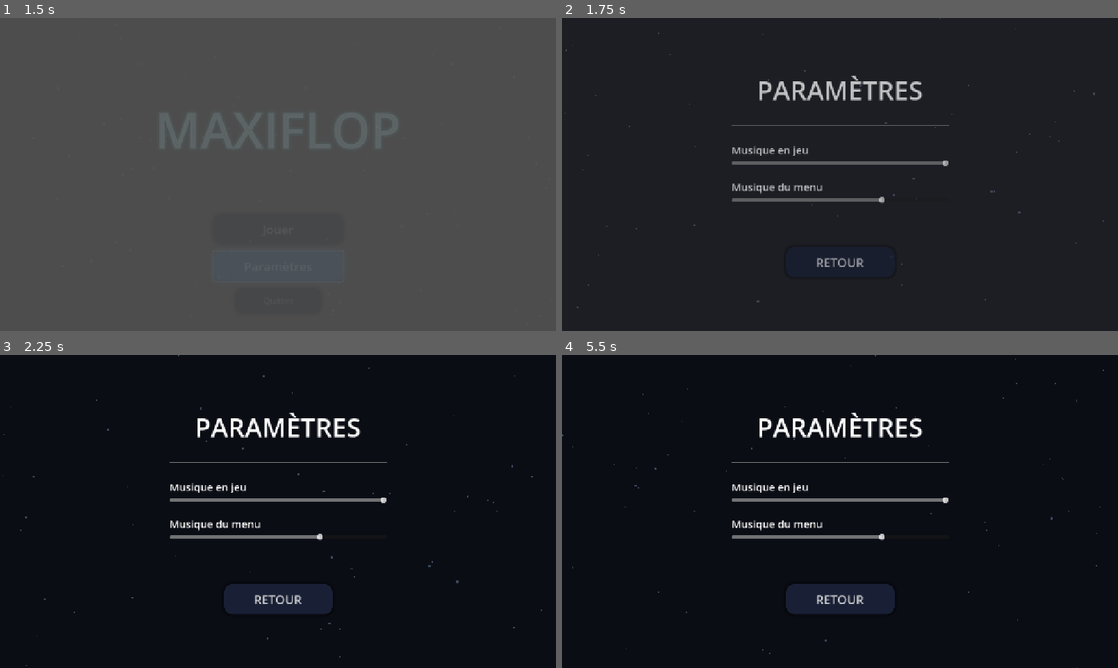
Above: before the commit, frames 1-4 (two rows, left to right).
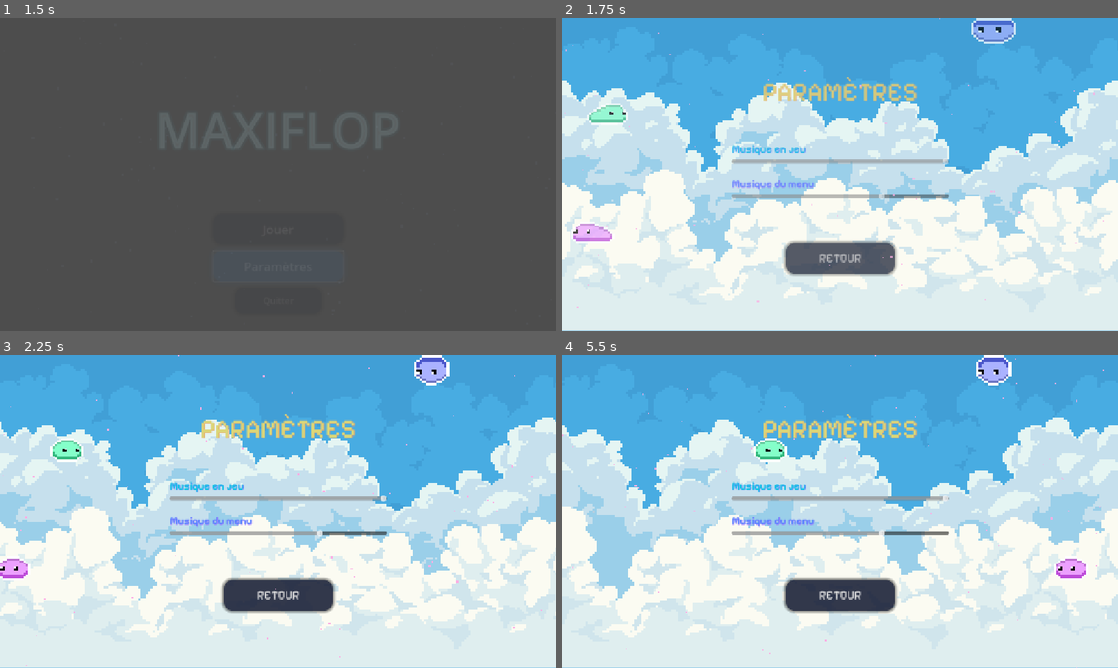
Above: after the commit, the same moments.

Repository: Maxx-bl/maxiflop
Game: Godot game, scene res://scenes/MainMenu.tscn
Same seed, same stepped clock (60 frames per second), same inputs: the game is played once before the commit and once after it. Sound files missing from this copy of the repository are replaced by a short silence.
Inputs:
- Up to frame 1 (1.5 s): tap Enter at 0.5 s; hold D 0.53-1.25 s; click "Paramètres" at 1.25 s
- Up to frame 2 (1.75 s): no input
- Up to frame 3 (2.25 s): hold S from 2.03 s (still down)
- Up to frame 4 (5.5 s): release S at 2.78 s; hold D 2.78-4.28 s; hold A from 4.28 s (still down)

Frame 1 is identical in both runs. In frame 2, 100% of the frame differs, in the area x 0-100%, y 0-100%; in frame 3, 99%; in frame 4, 100%.

Commit message:
ajout des modifications graphiques du panel paramètres

Diff:
--- a/maxiflop-src/scenes/SettingsMenu.tscn
+++ b/maxiflop-src/scenes/SettingsMenu.tscn
@@ -1,6 +1,18 @@
-[gd_scene load_steps=4 format=3]
+[gd_scene load_steps=30 format=3 uid="uid://ciwvrycfpep41"]
 
 [ext_resource type="Script" path="res://scripts/SettingsMenu.gd" id="1"]
+[ext_resource type="Script" path="res://scenes/fond_setting.gd" id="2_6ujoi"]
+[ext_resource type="FontFile" uid="uid://b4ve68u3poffy" path="res://assets/Ecriture/PixelifySans-VariableFont_wght.ttf" id="2_bjevb"]
+[ext_resource type="Texture2D" uid="uid://dwpo1xlj7geh4" path="res://assets/mascotte/Max.png" id="2_farsn"]
+[ext_resource type="Texture2D" uid="uid://bjeiglbahfmqr" path="res://assets/Setting/demo01_PixelSky_layer01.png" id="2_lml7s"]
+[ext_resource type="Script" path="res://scenes/max.gd" id="3_1opq1"]
+[ext_resource type="Texture2D" uid="uid://bhlwt4nvgt4jl" path="res://assets/Setting/demo01_PixelSky_layer02.png" id="3_j0mc1"]
+[ext_resource type="Texture2D" uid="uid://h4vfgrnujdfs" path="res://assets/mascotte/Flo.png" id="4_1a4yy"]
+[ext_resource type="Texture2D" uid="uid://gpa2ai1su52l" path="res://assets/Setting/demo01_PixelSky_layer03.png" id="4_56p73"]
+[ext_resource type="Script" path="res://scenes/flo.gd" id="5_n38y6"]
+[ext_resource type="Texture2D" uid="uid://coekop0j0i5du" path="res://assets/mascotte/Gwen.png" id="7_gxln4"]
+
+[sub_resource type="StyleBoxEmpty" id="StyleBoxEmpty_rjsgb"]
 
 [sub_resource type="StyleBoxFlat" id="StyleBoxFlat_btn_hover"]
 bg_color = Color(0.2, 0.5, 0.8, 0.6)
@@ -20,6 +32,114 @@
 shadow_color = Color(0, 0, 0, 0.5)
 shadow_size = 8
 
+[sub_resource type="AtlasTexture" id="AtlasTexture_6refh"]
+atlas = ExtResource("2_farsn")
+region = Rect2(0, 48, 32, 16)
+
+[sub_resource type="AtlasTexture" id="AtlasTexture_q4aj8"]
+atlas = ExtResource("2_farsn")
+region = Rect2(32, 48, 32, 16)
+
+[sub_resource type="AtlasTexture" id="AtlasTexture_bq77e"]
+atlas = ExtResource("2_farsn")
+region = Rect2(64, 48, 32, 16)
+
+[sub_resource type="AtlasTexture" id="AtlasTexture_t3gsn"]
+atlas = ExtResource("2_farsn")
+region = Rect2(96, 48, 32, 16)
+
+[sub_resource type="SpriteFrames" id="SpriteFrames_uuosg"]
+animations = [{
+"frames": [{
+"duration": 1.0,
+"texture": SubResource("AtlasTexture_6refh")
+}, {
+"duration": 1.0,
+"texture": SubResource("AtlasTexture_q4aj8")
+}, {
+"duration": 1.0,
+"texture": SubResource("AtlasTexture_bq77e")
+}, {
+"duration": 1.0,
+"texture": SubResource("AtlasTexture_t3gsn")
+}],
+"loop": true,
+"name": &"default",
+"speed": 5.0
+}]
+
+[sub_resource type="AtlasTexture" id="AtlasTexture_x6gw8"]
+atlas = ExtResource("4_1a4yy")
+region = Rect2(0, 48, 32, 16)
+
+[sub_resource type="AtlasTexture" id="AtlasTexture_g4k6d"]
+atlas = ExtResource("4_1a4yy")
+region = Rect2(32, 48, 32, 16)
+
+[sub_resource type="AtlasTexture" id="AtlasTexture_8w52l"]
+atlas = ExtResource("4_1a4yy")
+region = Rect2(64, 48, 32, 16)
+
+[sub_resource type="AtlasTexture" id="AtlasTexture_04e7m"]
+atlas = ExtResource("4_1a4yy")
+region = Rect2(96, 48, 32, 16)
+
+[sub_resource type="SpriteFrames" id="SpriteFrames_p175c"]
+animations = [{
+"frames": [{
+"duration": 1.0,
+"texture": SubResource("AtlasTexture_x6gw8")
+}, {
+"duration": 1.0,
+"texture": SubResource("AtlasTexture_g4k6d")
+}, {
+"duration": 1.0,
+"texture": SubResource("AtlasTexture_8w52l")
+}, {
+"duration": 1.0,
+"texture": SubResource("AtlasTexture_04e7m")
+}],
+"loop": true,
+"name": &"default",
+"speed": 5.0
+}]
+
+[sub_resource type="AtlasTexture" id="AtlasTexture_64joi"]
+atlas = ExtResource("7_gxln4")
+region = Rect2(0, 16, 32, 16)
+
+[sub_resource type="AtlasTexture" id="AtlasTexture_u58vc"]
+atlas = ExtResource("7_gxln4")
+region = Rect2(32, 16, 32, 16)
+
+[sub_resource type="AtlasTexture" id="AtlasTexture_c5by0"]
+atlas = ExtResource("7_gxln4")
+region = Rect2(64, 16, 32, 16)
+
+[sub_resource type="AtlasTexture" id="AtlasTexture_ftb3s"]
+atlas = ExtResource("7_gxln4")
+region = Rect2(96, 16, 32, 16)
+
+[sub_resource type="SpriteFrames" id="SpriteFrames_lvrc6"]
+animations = [{
+"frames": [{
+"duration": 1.0,
+"texture": SubResource("AtlasTexture_64joi")
+}, {
+"duration": 1.0,
+"texture": SubResource("AtlasTexture_u58vc")
+}, {
+"duration": 1.0,
+"texture": SubResource("AtlasTexture_c5by0")
+}, {
+"duration": 1.0,
+"texture": SubResource("AtlasTexture_ftb3s")
+}],
+"loop": true,
+"name": &"default",
+"speed": 5.0
+}]
+
 [node name="SettingsMenu" type="Control"]
 layout_mode = 3
 anchors_preset = 15
@@ -29,16 +149,40 @@
 grow_vertical = 2
 script = ExtResource("1")
 
-[node name="Background" type="ColorRect" parent="."]
-layout_mode = 1
-anchors_preset = 15
-anchor_right = 1.0
-anchor_bottom = 1.0
-grow_horizontal = 2
-grow_vertical = 2
-color = Color(0.04, 0.05, 0.08, 1)
+[node name="FondAnime" type="ParallaxBackground" parent="."]
+script = ExtResource("2_6ujoi")
+
+[node name="CoucheCiel" type="ParallaxLayer" parent="FondAnime"]
+motion_scale = Vector2(0.2, 0.2)
+motion_mirroring = Vector2(1280, 0)
+
+[node name="SpriteCiel" type="Sprite2D" parent="FondAnime/CoucheCiel"]
+texture_filter = 1
+position = Vector2(641, 358)
+scale = Vector2(5.34167, 5.31852)
+texture = ExtResource("2_lml7s")
+
+[node name="CoucheGNuage" type="ParallaxLayer" parent="FondAnime"]
+motion_scale = Vector2(0.6, 0.6)
+motion_mirroring = Vector2(1280, 0)
+
+[node name="SpriteGNuage" type="Sprite2D" parent="FondAnime/CoucheGNuage"]
+texture_filter = 1
+position = Vector2(642.5, 359.75)
+scale = Vector2(5.3375, 5.33704)
+texture = ExtResource("3_j0mc1")
+
+[node name="CoucheNuage" type="ParallaxLayer" parent="FondAnime"]
+motion_mirroring = Vector2(1280, 0)
+
+[node name="SpriteNuage" type="Sprite2D" parent="FondAnime/CoucheNuage"]
+texture_filter = 1
+position = Vector2(643.5, 359.25)
+scale = Vector2(5.34583, 5.31482)
+texture = ExtResource("4_56p73")
 
 [node name="StarParticles" type="CPUParticles2D" parent="."]
+z_index = 5
 position = Vector2(640, -50)
 amount = 100
 lifetime = 6.0
@@ -52,7 +196,19 @@
 initial_velocity_max = 250.0
 scale_amount_min = 2.0
 scale_amount_max = 4.0
-color = Color(0.7, 0.8, 1, 0.3)
+color = Color(0.99, 0.6831, 0.892815, 1)
+
+[node name="Background" type="ColorRect" parent="."]
+layout_mode = 1
+anchors_preset = 15
+anchor_right = 1.0
+anchor_bottom = 1.0
+offset_left = 31.0
+offset_top = 4.0
+offset_right = 1.0
+grow_horizontal = 2
+grow_vertical = 2
+color = Color(1, 1, 1, 0)
 
 [node name="Content" type="VBoxContainer" parent="."]
 layout_mode = 1
@@ -62,15 +218,18 @@
 anchor_right = 0.5
 anchor_bottom = 0.5
 offset_left = -250.0
-offset_top = -200.0
+offset_top = -226.5
 offset_right = 250.0
-offset_bottom = 200.0
+offset_bottom = 226.5
 grow_horizontal = 2
 grow_vertical = 2
 theme_override_constants/separation = 30
 
 [node name="Title" type="Label" parent="Content"]
 layout_mode = 2
+theme_override_colors/font_color = Color(0.856547, 0.844456, 0.469449, 1)
+theme_override_colors/font_shadow_color = Color(0.915563, 0.623778, 0.423803, 1)
+theme_override_fonts/font = ExtResource("2_bjevb")
 theme_override_font_sizes/font_size = 60
 text = "PARAMÈTRES"
 horizontal_alignment = 1
@@ -78,12 +237,16 @@
 [node name="HSeparator" type="HSeparator" parent="Content"]
 layout_mode = 2
 theme_override_constants/separation = 20
+theme_override_styles/separator = SubResource("StyleBoxEmpty_rjsgb")
 
 [node name="MasterSection" type="VBoxContainer" parent="Content"]
 layout_mode = 2
 
 [node name="Label" type="Label" parent="Content/MasterSection"]
 layout_mode = 2
+theme_override_colors/font_color = Color(3.85046e-06, 0.792114, 0.883068, 1)
+theme_override_colors/font_shadow_color = Color(0.361278, 0.461669, 1, 1)
+theme_override_fonts/font = ExtResource("2_bjevb")
 theme_override_font_sizes/font_size = 24
 text = "Musique en jeu"
 
@@ -97,6 +260,9 @@
 
 [node name="Label" type="Label" parent="Content/MusicSection"]
 layout_mode = 2
+theme_override_colors/font_color = Color(0.314714, 0.521742, 1, 1)
+theme_override_colors/font_shadow_color = Color(0.59923, 0.445212, 1, 1)
+theme_override_fonts/font = ExtResource("2_bjevb")
 theme_override_font_sizes/font_size = 24
 text = "Musique du menu"
 
@@ -113,9 +279,39 @@
 custom_minimum_size = Vector2(250, 70)
 layout_mode = 2
 size_flags_horizontal = 4
+theme_override_fonts/font = ExtResource("2_bjevb")
 theme_override_font_sizes/font_size = 28
 theme_override_styles/hover = SubResource("StyleBoxFlat_btn_hover")
 theme_override_styles/normal = SubResource("StyleBoxFlat_btn")
 text = "RETOUR"
 
+[node name="Max" type="AnimatedSprite2D" parent="."]
+texture_filter = 1
+position = Vector2(84, 209)
+scale = Vector2(4.75, 4.4375)
+sprite_frames = SubResource("SpriteFrames_uuosg")
+autoplay = "default"
+frame_progress = 0.0457667
+script = ExtResource("3_1opq1")
+
+[node name="Flo" type="AnimatedSprite2D" parent="."]
+texture_filter = 1
+position = Vector2(86, 481)
+scale = Vector2(4.90625, 4.6875)
+sprite_frames = SubResource("SpriteFrames_p175c")
+autoplay = "default"
+frame_progress = 0.134659
+flip_h = true
+script = ExtResource("5_n38y6")
+
+[node name="Gwen" type="AnimatedSprite2D" parent="."]
+texture_filter = 1
+position = Vector2(993, 43)
+scale = Vector2(5.75781, 5.39063)
+sprite_frames = SubResource("SpriteFrames_lvrc6")
+autoplay = "default"
+frame_progress = 0.249662
+flip_h = true
+flip_v = true
+
 [connection signal="pressed" from="Content/BackButton" to="." method="_on_back_pressed"]
